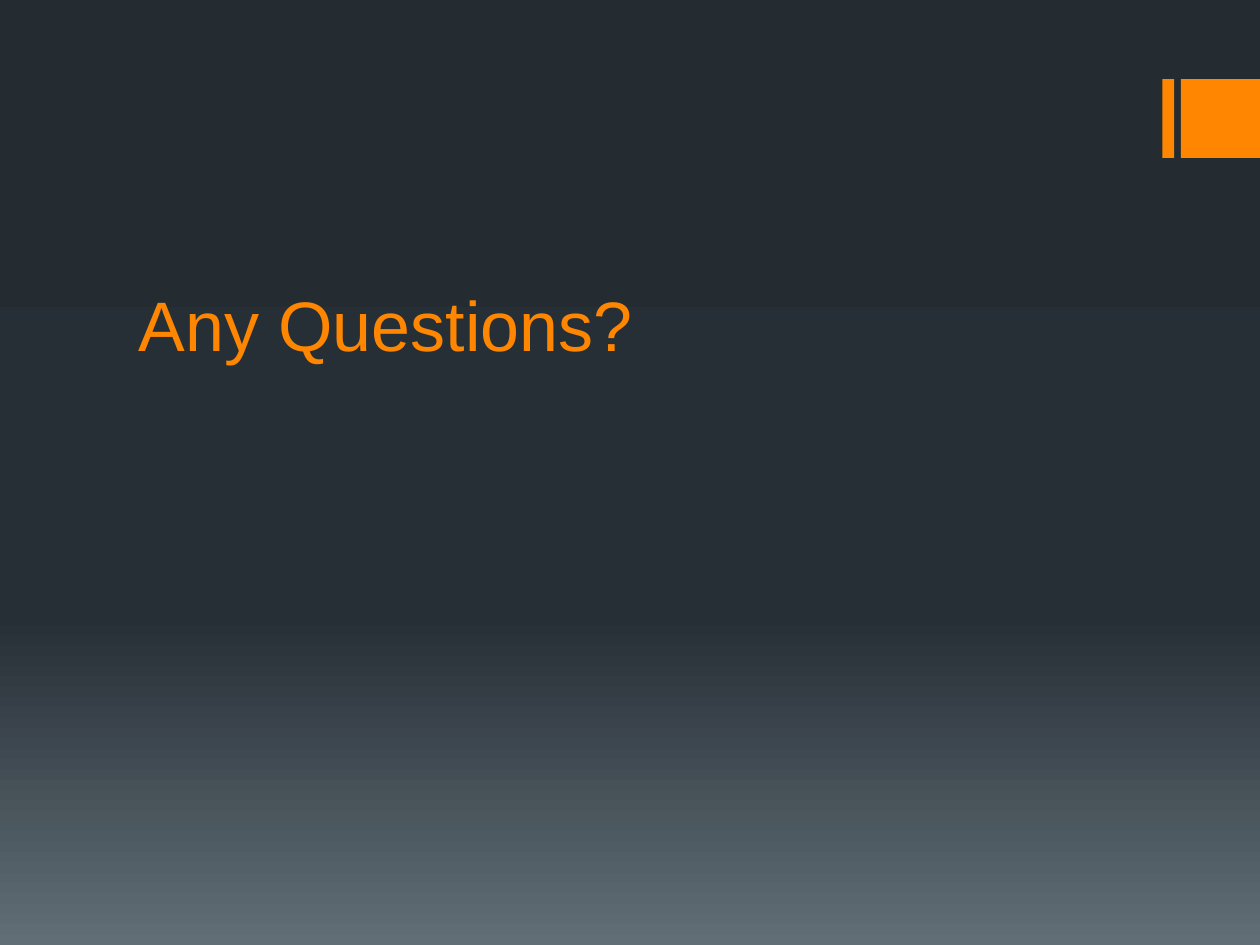
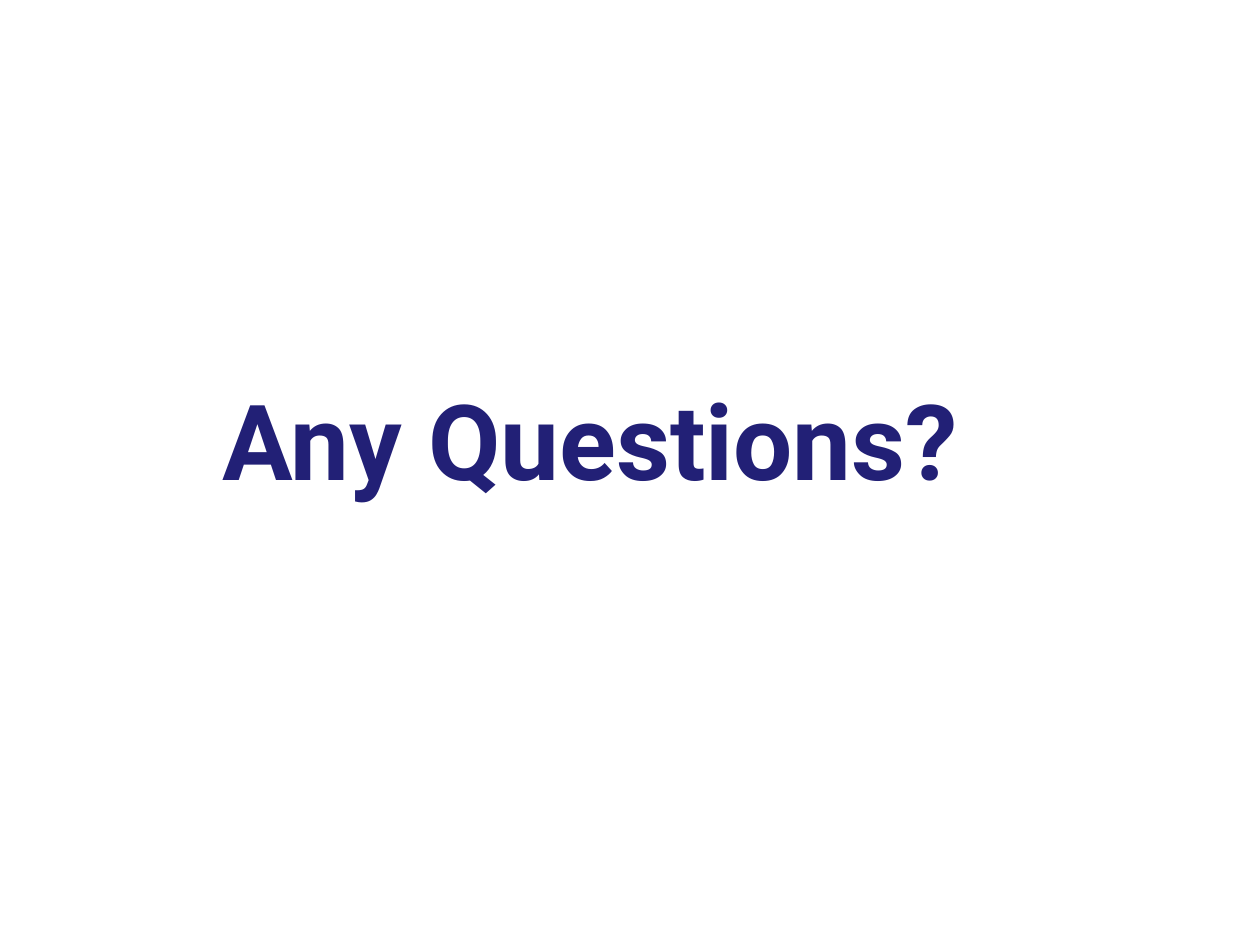
Before and after one commit to bournemouth2016/team-12, a slide deck: slide 11 of Presentation/old/JP.pptx (slide 7 before the commit). Drawn at 1260x945 pixels with LibreOffice and Linux fonts; fonts in the diff are those of the drawing; background and template pictures are left out. Boxes give left, top, right and bottom in pixels: in the first picture for what was removed or moved away, otherwise in the second. Text is boxed around its words. In the diff, an @@ line names an element or a change of style, - is before the commit and + after.

```diff
--- a/Presentation/old/JP.pptx
+++ b/Presentation/old/JP.pptx
@@ background gradient #242C33 to #273037 to #636D76 to picture (left out) @@
@@ rectangle removed at [1162,79,1173,159] @@
@@ rectangle removed at [1181,79,1260,159] @@
@@ text "Any Questions?": place and size @@
-text "Any Questions?" at [139,300,633,364]
+text "Any Questions?" at [223,402,958,503]
@@ text "Any Questions?" at [223,402,958,503]: size 40 to 60 pt, font Arial to Roboto, text colour #FF8600 to #222076, bold on; vertical alignment bottom to top @@
```
Also in this commit, not shown: 1 other slide changed, 9 slides added, 5 slides removed.
